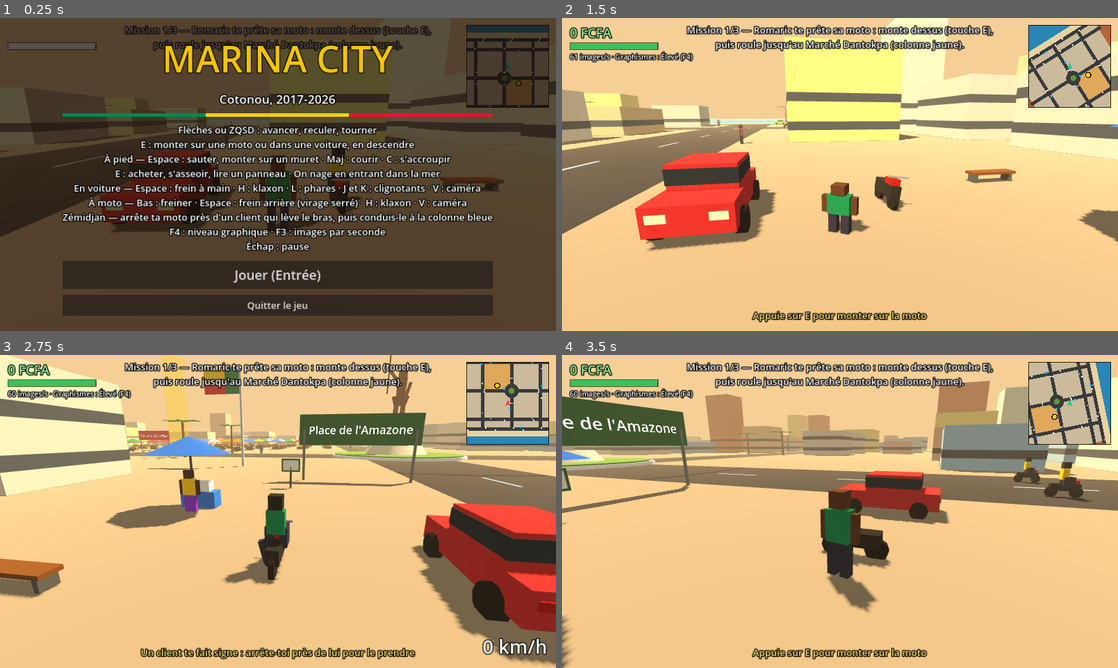
Above: before the commit, frames 1-4 (two rows, left to right).
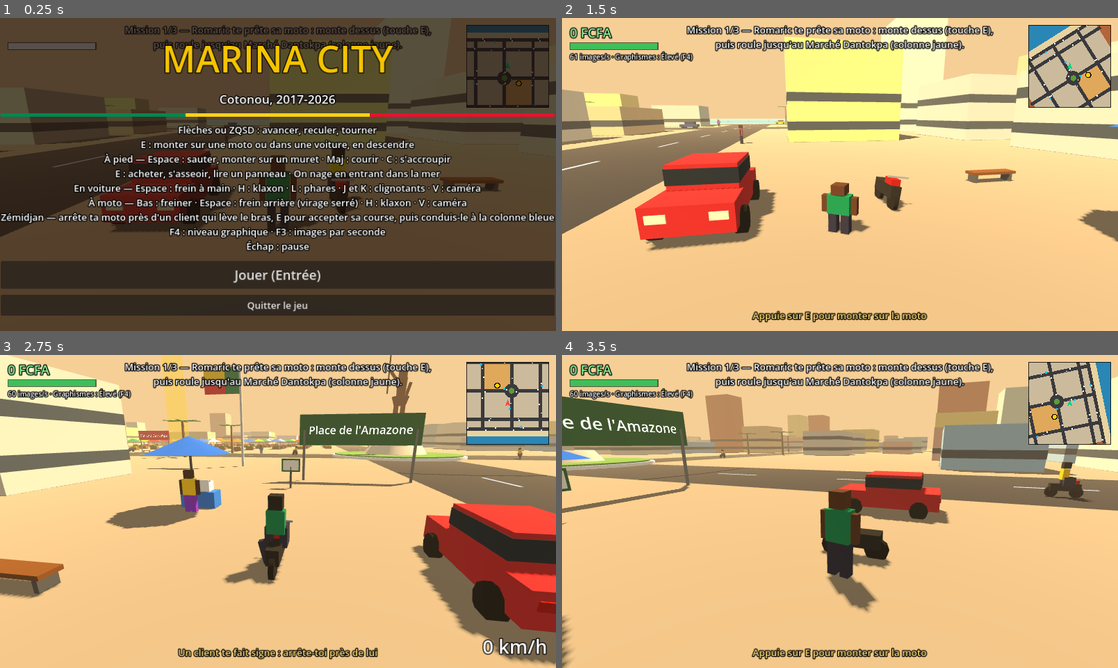
Above: after the commit, the same moments.

Repository: Yard24/Cotonou-city
Game: Godot game, scene res://main.tscn
Two runs of this game, one before a commit and one after it. Both use one fixed random seed, a clock stepped at 60 frames per second and the inputs below.
Inputs:
- Up to frame 1 (0.25 s): no input
- Up to frame 2 (1.5 s): click "Jouer (Entrée)" at 0.5 s; tap Enter (ui_accept) at 1.25 s; hold D (right) from 1.28 s (still down); hold C (crouch) from 1.28 s (still down); tap V (cam) at 1.35 s
- Up to frame 3 (2.75 s): tap Enter (ui_accept) at 1.52, 2.27 s; release D (right) at 2.03 s; release C (crouch) at 2.03 s; hold Space (brake) from 2.03 s (still down); tap C (crouch) at 2.1 s; tap E (enter) at 2.3 s
- Up to frame 4 (3.5 s): release Space (brake) at 2.78 s; hold D (right) from 2.78 s (still down); hold Shift (run) from 2.78 s (still down); tap E (enter) at 2.85 s

The runs differ from the first frame. In frame 1, 5.7% of the frame differs, in the area x 0-100%, y 6-96%; in frame 2, 0.1%; in frame 3, 1.2%; in frame 4, 0.3%.

Commit message:
Zémidjan : E pour accepter la course ; toute la circulation roule à droite ; missions payées comme des courses
Décisions de Bravo du 16 novembre consignées dans docs/decisions.md.

Co-Authored-By: Claude Fable 5.2 <noreply@anthropic.com>
Claude-Session: https://claude.ai/code/session_015ZX5cLnViUsuPUSdnB7vP3

Diff:
--- a/scripts/hud.gd
+++ b/scripts/hud.gd
@@ -93,7 +93,7 @@
 	vb.add_child(flag)
 	var help: Label = m.label(22, Color.WHITE)
 	help.horizontal_alignment = HORIZONTAL_ALIGNMENT_CENTER
-	help.text = "Flèches ou ZQSD : avancer, reculer, tourner\nE …(421 unchanged characters)… moto près d'un client qui lève le bras, puis conduis-le à la colonne bleue\nF4 : niveau graphique · F3 : images par seconde\nÉchap : pause"
+	help.text = "Flèches ou ZQSD : avancer, reculer, tourner\nE …(421 unchanged characters)… moto près d'un client qui lève le bras, E pour accepter sa course, puis conduis-le à la colonne bleue\nF4 : niveau graphique · F3 : images par seconde\nÉchap : pause"
 	vb.add_child(help)
 	m.menu_play = Button.new()
 	m.menu_play.add_theme_font_size_override("font_size", 30)
--- a/scripts/main.gd
+++ b/scripts/main.gd
@@ -76,9 +76,9 @@
 var cam_mode := 1
 
 var missions := [
-	{"t": "Mission 1/3 — Romaric te prête sa moto : monte dessus (touche E), puis roule jusqu'au Marché Dantokpa (colonne jaune).", "x": 60.0, "z": 22.0, "car": true, "r": 5000, "ok": "Arrivé au marché"},
-	{"t": "Mission 2/3 — Une commerçante te confie un colis : livre-le sur le Boulevard de la Marina, au bord de la mer.", "x": -80.0, "z": -160.0, "car": true, "r": 7500, "ok": "Colis livré"},
-	{"t": "Mission 3/3 — Retourne à la Place de l'Amazone et arrête-toi devant la statue.", "x": 0.0, "z": -40.0, "car": false, "r": 3000, "ok": "Bienvenue à l'Amazone"},
+	{"t": "Mission 1/3 — Romaric te prête sa moto : monte dessus (touche E), puis roule jusqu'au Marché Dantokpa (colonne jaune).", "x": 60.0, "z": 22.0, "car": true, "r": 500, "ok": "Arrivé au marché"},
+	{"t": "Mission 2/3 — Une commerçante te confie un colis : livre-le sur le Boulevard de la Marina, au bord de la mer.", "x": -80.0, "z": -160.0, "car": true, "r": 750, "ok": "Colis livré"},
+	{"t": "Mission 3/3 — Retourne à la Place de l'Amazone et arrête-toi devant la statue.", "x": 0.0, "z": -40.0, "car": false, "r": 300, "ok": "Bienvenue à l'Amazone"},
 ]
 
 # ---------------- outils ----------------
@@ -359,6 +359,9 @@
 # Touche E : descendre du véhicule, sinon l'objet ou le véhicule le plus proche.
 func press_e() -> void:
 	if cur_car:
+		if not zem.offer.is_empty():
+			zem.accept(self)      # un client propose sa course : E l'accepte
+			return
 		if not zem.fare.is_empty():
 			zem.drop_here(self)   # le client descend d'abord
 			return
--- a/scripts/moto.gd
+++ b/scripts/moto.gd
@@ -25,7 +25,7 @@
 # circulation : une moto remonte une file arrêtée par le couloir, au pas (décision 61)
 const FAUFILE_ECART := 1.9   # m à côté de la file
 const FAUFILE_V := 5.0       # 18 km/h
-const FAUFILE_COTE := -1.0   # vers l'axe de la route : à droite, la circulation roulant à gauche de la chaussée
+const FAUFILE_COTE := 1.0    # vers l'axe de la route : à gauche de la file, puisqu'on roule à droite
 
 var lean := 0.0
 var fallen := false
--- a/scripts/selftest_moto_ville.gd
+++ b/scripts/selftest_moto_ville.gd
@@ -20,7 +20,7 @@
 # Renvoie "" si tout va bien, sinon le message d'échec.
 func run(m) -> String:
 	var c = m.moto_romaric
-	for t in [_passager, _passage, _faufile]:
+	for t in [_passager, _passage, _droite, _faufile]:
 		_reset(m, c)
 		t.call(m, c)
 		if err != "":
@@ -100,10 +100,27 @@
 	if cl.state != "attend" or not z.fare.is_empty() or cl.p.armR.rotation.x > -2.0 or z.hint == "" or z.clients[0].p.armR.rotation.x != 0.0:
 		err = "passager : le client ne fait pas signe à la moto qui approche, ou monte en marche"
 		return
-	# arrêt près de lui : il monte, annonce le prix, la colonne bleue montre l'arrivée
+	# arrêt près de lui : il annonce sa destination et son prix, mais ne monte pas tout seul
 	c.speed = 0.0
-	z.step(m, DT)
+	for i in 30:
+		z.step(m, DT)
+	if not z.fare.is_empty() or z.offer.is_empty() or z.offer.cl != cl or c.loaded or not cl.n.visible or not ("E" in z.hint) or not (str(z.offer.prix) in z.hint):
+		err = "passager : le client monte sans accord, ou ne propose pas sa course (« %s »)" % z.hint
+		return
+	# le joueur peut refuser en repartant : rien ne se passe
+	c.speed = 8.0
+	z.step(m, DT)
+	if not z.offer.is_empty() or not z.fare.is_empty():
+		err = "passager : la proposition reste valable alors que la moto est repartie"
+		return
+	# E : la course est acceptée, le client monte, la colonne bleue montre l'arrivée
+	c.speed = 0.0
+	z.step(m, DT)
+	m.press_e()
 	c.drive(DT)
+	if m.cur_car != c:
+		err = "passager : E devant un client fait descendre le pilote au lieu d'accepter la course"
+		return
 	if z.fare.is_empty() or z.fare.cl != cl or not c.loaded or not c.passenger.visible or cl.n.visible or not z.dest_marker.visible:
 		err = "passager : le client ne monte pas à l'arrière de la moto arrêtée"
 		return
@@ -117,7 +134,7 @@
 	var s0: Vector3 = z.spot_pos(0)
 	_put(c, s0.x - 4.3, s0.z, 0.0, 0.0)
 	z.step(m, DT)
-	if z.fare.cl != cl or z.clients[0].state != "attend" or z.clients[0].p.armR.rotation.x != 0.0:
+	if z.fare.cl != cl or not z.offer.is_empty() or z.clients[0].state != "attend" or z.clients[0].p.armR.rotation.x != 0.0:
 		err = "passager : un second client monte ou fait signe alors que la moto est prise"
 		return
 	# la moto chargée est plus lourde : elle accélère, freine et se couche moins vite
@@ -167,6 +184,7 @@
 	# E avec un client à bord : il descend ici, sans payer ; E de nouveau : le pilote descend
 	_put(c, sd.x + 4.3, sd.z, 0.0, 0.0)
 	z.step(m, DT)
+	m.press_e()
 	var cl2 = z.clients[dest]
 	if z.fare.is_empty() or z.fare.cl != cl2 or z.fare.dest == dest:
 		err = "passager : le client suivant ne monte pas"
@@ -185,6 +203,7 @@
 	m.mount(c)
 	_put(c, s0.x - 4.3, s0.z, 0.0, 0.0)
 	z.step(m, DT)
+	m.press_e()
 	var cl3 = z.clients[0]
 	if z.fare.is_empty() or z.fare.cl != cl3:
 		err = "passager : pas de client pour l'essai de chute"
@@ -198,7 +217,7 @@
 	if cl3.state != "part" or abs(cl3.n.rotation.x) > 0.001 or not cl3.n.visible:
 		err = "passager : le client tombé ne se relève pas"
 		return
-	print("passager à l'arrière : %d clients au bord des routes ; course de %.0f m = %d FCFA, payée à l'ar …(286 unchanged characters)…
+	print("passager à l'arrière : %d clients au bord des routes ; le client propose, E accepte ; course de %.0f m = %d FCFA, payée à l'ar …(286 unchanged characters)…
 
 # ---------------- passage entre les voitures : le joueur ----------------
 func _passage(m, c) -> void:
@@ -233,6 +252,37 @@
 		err = "passage : une voiture passe entre les deux voitures (x = %.1f)" % x_car
 		return
 	print("passage entre les voitures : 1,4 m de large, la moto passe à %.0f km/h sans rien toucher ; 0,4 m, elle reste derrière ; une voiture ne passe pas" % (v_passe * 3.6))
+
+# ---------------- on roule à droite ----------------
+# Chaque véhicule de la circulation qui roule en ligne droite doit être à droite de l'axe de sa route.
+func _droite(m, _c) -> void:
+	var n := 0
+	for a in m.traffic:
+		var f := Vector3(sin(a.heading), 0, cos(a.heading))
+		var p: Vector3 = a.global_position
+		var ecart := 0.0
+		if abs(f.x) > 0.999:
+			var best := 999.0
+			for zr in [-160.0, -120.0, 0.0, 120.0]:
+				if abs(p.z - zr) < abs(best):
+					best = p.z - zr
+			ecart = best * f.x      # à droite d'un cap à l'est : vers +z
+		elif abs(f.z) > 0.999:
+			var best := 999.0
+			for xr in [-120.0, 0.0, 120.0]:
+				if abs(p.x - xr) < abs(best):
+					best = p.x - xr
+			ecart = -best * f.z     # à droite d'un cap vers +z : vers -x
+		else:
+			continue   # en plein virage
+		n += 1
+		if ecart < 2.0 or ecart > 5.0:
+			err = "sens de circulation : un véhicule ne roule pas à droite (%.1f m de l'axe, en %.0f ; %.0f)" % [ecart, p.x, p.z]
+			return
+	if n < 15:
+		err = "sens de circulation : trop peu de véhicules vérifiés (%d)" % n
+		return
+	print("sens de circulation : %d véhicules en ligne droite, tous à droite de l'axe de leur route" % n)
 
 # ---------------- passage entre les voitures : la circulation ----------------
 func _faufile(m, c) -> void:
@@ -265,21 +315,22 @@
 	var f := Vector3(1, 0, 0)
 	var l := Vector3(0, 0, -1)
 	var xp: Vector3 = x.global_position
-	if abs(x.heading - EST) > 0.01 or m.trafic.blocked_by(m, x, Vector3(0, 0, -178))[0]:
+	# on roule à droite : la voie doit être à droite de l'axe de sa route (z = 120), cap à l'est
+	if xp.z < 120.5 or abs(x.heading - EST) > 0.01 or m.trafic.blocked_by(m, x, Vector3(0, 0, -178))[0]:
 		err = "faufilage : la voiture d'essai n'est pas seule sur sa voie"
 		return
 	# le joueur à moto droit devant une voiture : elle s'arrête ; à côté, dans le couloir : elle roule
 	m.mount(c)
 	_put(c, xp.x + 5.0, xp.z, EST, 0.0)
 	var devant: Array = m.trafic.blocked_by(m, x, c.global_position)
-	_put(c, xp.x + 5.0, xp.z + 1.9, EST, 0.0)
+	_put(c, xp.x + 5.0, xp.z - 1.9, EST, 0.0)
 	var a_cote: Array = m.trafic.blocked_by(m, x, c.global_position)
 	_put(c, 0, -178, EST, 0.0)
 	# une voiture à la même place gêne toujours
 	var car = m.cars[0]
 	var car_p: Vector3 = car.global_position
 	var car_h: float = car.heading
-	_put(car, xp.x + 5.0, xp.z + 1.9, EST, 0.0)
+	_put(car, xp.x + 5.0, xp.z - 1.9, EST, 0.0)
 	var auto_cote: Array = m.trafic.blocked_by(m, x, c.global_position)
 	_put(car, car_p.x, car_p.z, car_h, 0.0)
 	if not devant[0] or not devant[1] or a_cote[0] or not auto_cote[0]:
@@ -297,7 +348,7 @@
 		var lon: float = dv.dot(f)
 		if abs(lon) < 3.2:
 			ecart_min = min(ecart_min, abs(dv.dot(l)))
-			cote_axe = cote_axe and dv.dot(l) < 0.0   # côté axe de la route, pas côté trottoir
+			cote_axe = cote_axe and dv.dot(l) > 0.0   # côté axe de la route, pas côté trottoir
 			v_max = max(v_max, mo.speed)
 		if abs((mo.global_position - y.global_position).dot(f)) < 3.2 and abs((mo.global_position - y.global_position).dot(l)) < 1.4:
 			err = "faufilage : la moto traverse la voiture qui la suit"
--- a/scripts/trafic.gd
+++ b/scripts/trafic.gd
@@ -38,18 +38,23 @@
 		var c = _park(m, p, true)
 		if m.moto_romaric == null:
 			m.moto_romaric = c
+	# dernier élément : trajet à parcourir à l'envers pour rouler à droite de la chaussée
 	var paths := [
-		[_quad(1, 1), 12.0, 3, 1], [_quad(-1, 1), 12.0, 3, 1], [_quad(1, -1), 12.0, 3, 1], [_quad(-1, -1), 12.0, 3, 1],
-		[[Vector2(-123.5, -123.5), Vector2(123.5, -123.5), Vector2(123.5, 123.5), Vector2(-123.5, 123.5)], 14.0, 8, 4],
-		[[Vector2(-200, -163.5), Vector2(200, -163.5), Vector2(200, -156.5), Vector2(-200, -156.5)], 16.0, 7, 3]]
+		[_quad(1, 1), 12.0, 3, 1, true], [_quad(-1, 1), 12.0, 3, 1, false], [_quad(1, -1), 12.0, 3, 1, false], [_quad(-1, -1), 12.0, 3, 1, true],
+		[[Vector2(-123.5, -123.5), Vector2(123.5, -123.5), Vector2(123.5, 123.5), Vector2(-123.5, 123.5)], 14.0, 8, 4, true],
+		[[Vector2(-200, -163.5), Vector2(200, -163.5), Vector2(200, -156.5), Vector2(-200, -156.5)], 16.0, 7, 3, true]]
 	for P in paths:
+		# on roule à droite, comme au Bénin : les trajets sont parcourus dans ce sens-là
+		var pts: Array = P[0].duplicate()
+		if P[4]:
+			pts.reverse()
 		for i in P[2]:
 			var is_moto: bool = i < P[3]
 			var taxi: bool = (not is_moto) and m.rng.randf() < 0.45
 			var col := Color(m.pick(["aa1111", "1144aa", "111111"])) if is_moto else (Color("f2c200") if taxi else Color(m.pick(m.CARC)))
 			var c = make(m, col, taxi, is_moto)
 			c.ai = true
-			c.set_path(P[0])
+			c.set_path(pts)
 			c.vmax = P[1]
 			c.speed = P[1]
 			c.dist = c.path_len * i / P[2]
--- a/scripts/zem.gd
+++ b/scripts/zem.gd
@@ -1,6 +1,7 @@
 extends RefCounted
 # Courses de zémidjan : des clients attendent au bord de la route. Le joueur s'arrête à moto
-# près de l'un d'eux, le client monte à l'arrière, et la course est payée à l'arrivée
+# près de l'un d'eux, le client annonce sa destination et son prix, le joueur accepte avec E,
+# le client monte à l'arrière, et la course est payée à l'arrivée
 # (décision 64). Fonctionnement attendu : docs/systemes/conduite_moto.md.
 
 # points d'attente : [x, z, cap du client (il regarde la route), nom du lieu]
@@ -13,7 +14,7 @@
 	[-60.0, 127.8, PI, "bout de la grande avenue"]]
 const SHIRTS := ["d94f8a", "2a7de1", "ffffff", "ff7a00", "8e2bd1", "14a3a3"]
 const SIGNE := 30.0        # le client lève le bras quand une moto libre approche à moins de 30 m
-const PRISE := 6.0         # il monte si la moto s'arrête à moins de 6 m de lui
+const PRISE := 6.0         # il propose sa course si la moto s'arrête à moins de 6 m de lui
 const DEPOSE := 7.0        # il descend si elle s'arrête à moins de 7 m de l'arrivée
 const ARRET := 1.0         # « arrêtée » : moins de 1 m/s
 const TARIF_MIN := 100     # FCFA (décision 64 : de 100 à 1 000 selon la distance)
@@ -29,6 +30,7 @@
 var dest_marker: Node3D
 var done := 0              # courses payées
 var hint := ""
+var offer := {}            # client qui propose une course à la moto arrêtée : {"cl", "dest", "prix"}
 
 func build(m) -> void:
 	for i in SPOTS.size():
@@ -69,6 +71,7 @@
 # À chaque image.
 func step(m, delta: float) -> void:
 	hint = ""
+	offer = {}
 	var c = m.cur_car
 	var riding: bool = c != null and c.moto and not c.fallen
 	for cl in clients:
@@ -79,9 +82,12 @@
 			if libre:
 				cl.n.rotation.y = atan2(c.global_position.x - cl.n.position.x, c.global_position.z - cl.n.position.z)
 				if d < PRISE and abs(c.speed) < ARRET:
-					_board(m, cl, c)
-				else:
-					hint = "Un client te fait signe : arrête-toi près de lui pour le prendre"
+					# il annonce sa destination et son prix ; le joueur accepte avec E, ou repart
+					if offer.is_empty():
+						offer = _offer(cl)
+						hint = "« %s, %d francs ? » — E : accepter la course" % [_maj(SPOTS[offer.dest][3]), offer.prix]
+				elif hint == "":
+					hint = "Un client te fait signe : arrête-toi près de lui"
 		elif cl.state == "tombe":
 			cl.t -= delta
 			if cl.t <= 0.0:
@@ -116,19 +122,30 @@
 	elif dd < 25.0:
 		hint = "Arrête-toi près de la colonne bleue pour déposer ton client"
 
-# Le client monte : destination, prix annoncé, colonne bleue à l'arrivée.
-func _board(m, cl: Dictionary, c) -> void:
+# Ce que le client demande : où il va et combien il paie.
+func _offer(cl: Dictionary) -> Dictionary:
 	var dest: int = (cl.home + 2 + done) % SPOTS.size()
 	if dest == cl.home:
 		dest = (dest + 1) % SPOTS.size()
-	var prix: int = tarif(_dist(spot_pos(cl.home), spot_pos(dest)))
+	return {"cl": cl, "dest": dest, "prix": tarif(_dist(spot_pos(cl.home), spot_pos(dest)))}
+
+# Touche E devant un client qui propose sa course : il monte, colonne bleue à l'arrivée.
+func accept(m) -> void:
+	if offer.is_empty() or not fare.is_empty():
+		return
+	var cl: Dictionary = offer.cl
+	var c = m.cur_car
+	var dest: int = offer.dest
+	var prix: int = offer.prix
+	offer = {}
+	hint = ""
 	fare = {"cl": cl, "moto": c, "dest": dest, "prix": prix}
 	cl.state = "a_bord"
 	cl.n.visible = false
 	c.set_passenger(true, cl.col)
 	dest_marker.position = Vector3(SPOTS[dest][0], 0, SPOTS[dest][1])
 	dest_marker.visible = true
-	m.say("Le client monte : « %s, %d francs. » Suis la colonne bleue." % [_maj(SPOTS[dest][3]), prix], 7.0)
+	m.say("Le client monte. %s : suis la colonne bleue (%d FCFA à l'arrivée)." % [_maj(SPOTS[dest][3]), prix], 6.0)
 
 func _maj(s: String) -> String:
 	return s.substr(0, 1).to_upper() + s.substr(1)
Not shown, changed: plan/taches.csv
Not shown, changed: docs/decisions.md
Not shown, changed: docs/systemes/conduite_moto.md
Not shown, added: plan/journal/2026-11-16-06h32.md
